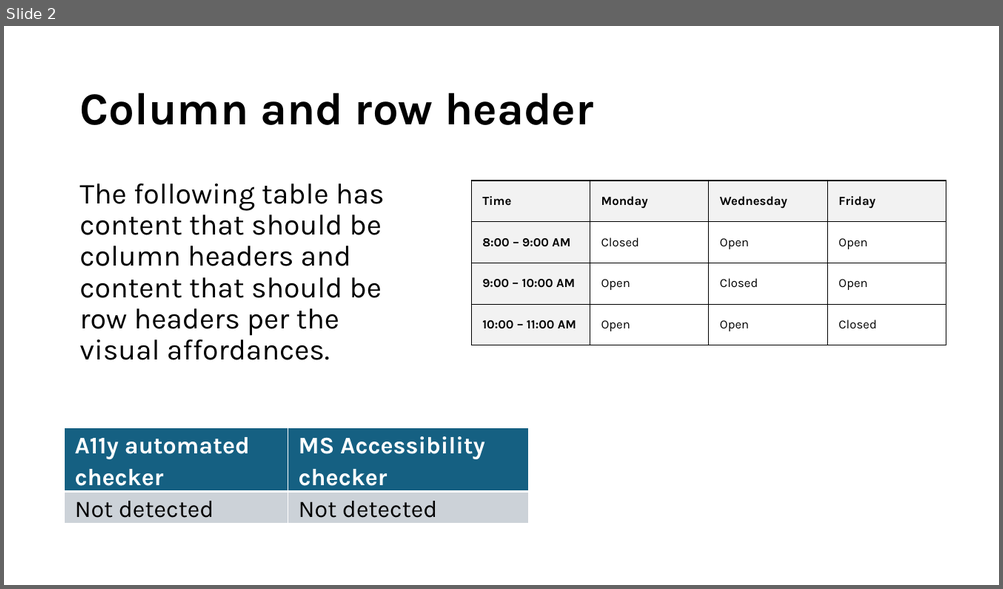
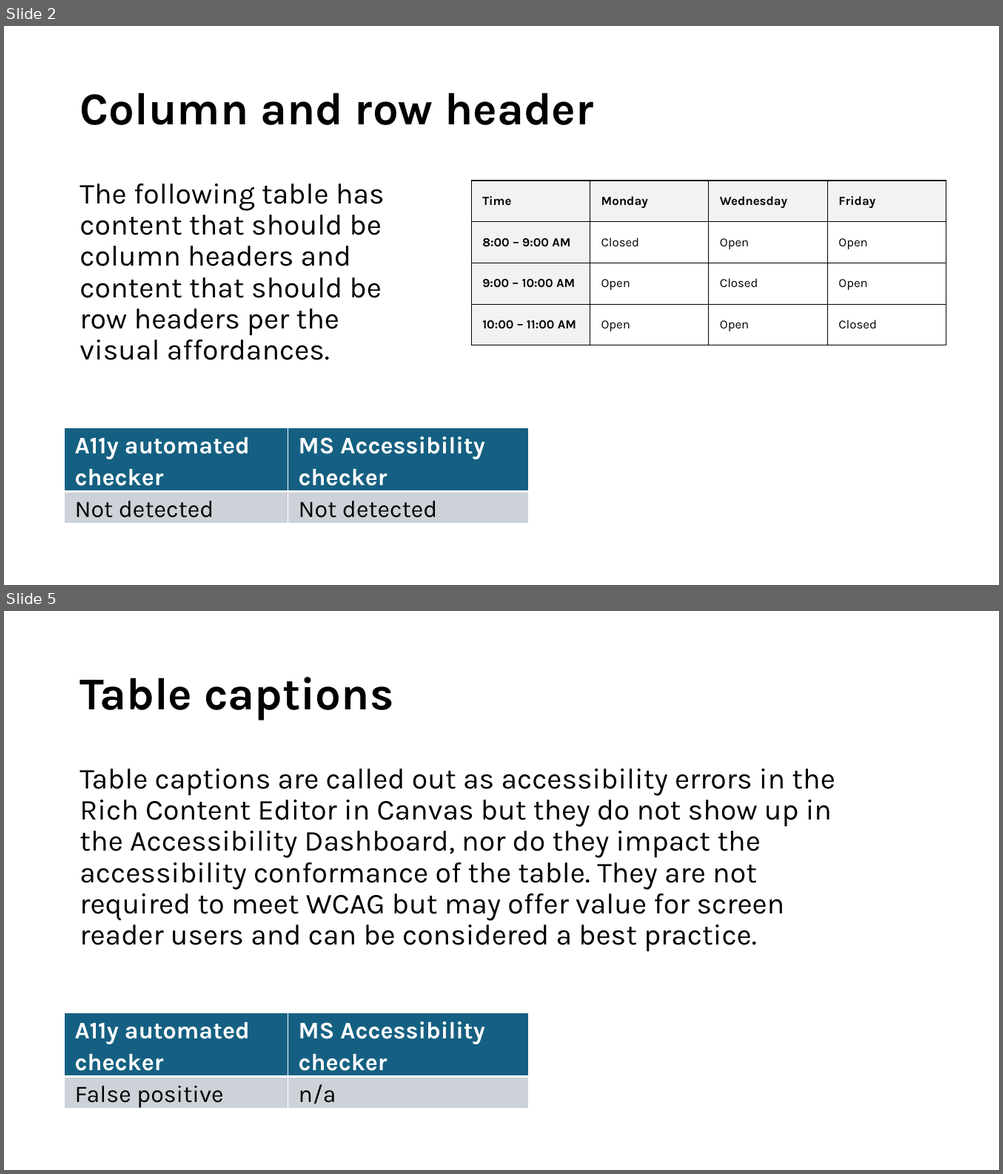
Before and after one commit to damiansian/ally-checker-higher-ed, a slide deck: Test files/tables/tablespowerpoint.pptx. Shown one above the other, each under a label of ours: slide 2 before the commit, slides 2 and 5 after it; the slides between them are not shown. The pictures are 1003x589 and 1003x1174 pixels, drawn with LibreOffice and Linux fonts; fonts in the diff are those of the drawing. Boxes give left, top, right and bottom in pixels: in the first picture for what was removed or moved away, otherwise in the second. Text is boxed around its words. In the diff, an @@ line names an element or a change of style, - is before the commit and + after.

```diff
--- a/Test files/tables/tablespowerpoint.pptx
+++ b/Test files/tables/tablespowerpoint.pptx
@@ slide 5 added at [4, 611, 999, 1170], background #FFFFFF @@
@@ title added at [79, 677, 393, 721], 44 pt, text #000000, bold @@
+Table captions
@@ text added at [79, 769, 834, 952], 28 pt, text #000000 @@
+Table captions are called out as accessibility errors in the Rich Content Editor in Canvas but they do not show up in the Accessibility Dashboard, nor do they impact the accessibility conformance of the table. They are not required to meet WCAG but may offer value for screen reader users and can be considered a best practice.
@@ table added at [65, 1013, 529, 1112], 2 rows, 2 columns @@
+A11y automated checker | MS Accessibility checker
+False positive | n/a
```
Also in this commit, not shown: 2 other slides added, 59 other files.
